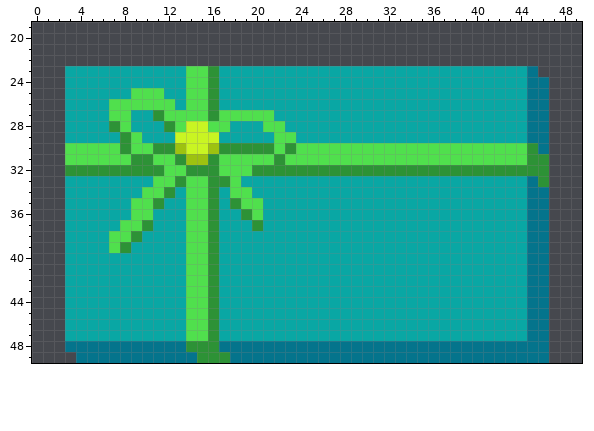
Edited in one commit: pixel-art sprite (happy-birthday-tyler-2023/cg-gift-1.png). This is how it looked before the edit.
The file is 50x50 pixels. Shown: x 0..49, y 19..49.
After the commit:
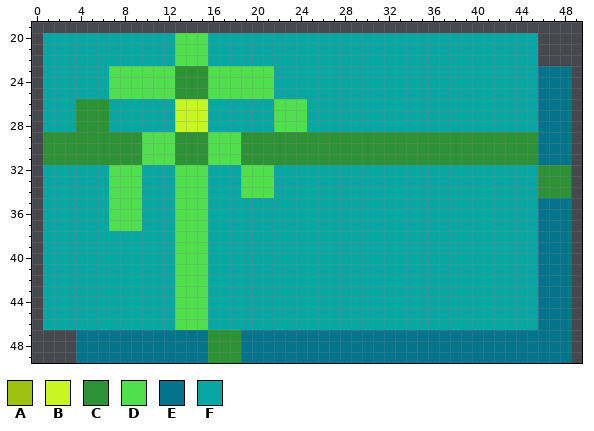
Palette (. is transparent): A #9dc210  B #c9f522  C #2d9236  D #50e04d  E #04748c  F #09a7a4
Author's note on the commit: gifts pixelate update
Difference:
@@ x 0..49 @@
 19 ..................................................
-20 ..................................................
-21 ..................................................
-22 ..................................................
-23 ...FFFFFFFFFFFDDCFFFFFFFFFFFFFFFFFFFFFFFFFFFFE....
-24 ...FFFFFFFFFFFDDCFFFFFFFFFFFFFFFFFFFFFFFFFFFFEE...
-25 ...FFFFFFDDDFFDDCFFFFFFFFFFFFFFFFFFFFFFFFFFFFEE...
-26 ...FFFFDDDDDDFDDCFFFFFFFFFFFFFFFFFFFFFFFFFFFFEE...
-27 ...FFFFDDFFCDDDDCDDDDDFFFFFFFFFFFFFFFFFFFFFFFEE...
-28 ...FFFFCDFFFCDBBDDFFFDDFFFFFFFFFFFFFFFFFFFFFFEE...
-29 ...FFFFFCDFFFBBBBFFFFFDDFFFFFFFFFFFFFFFFFFFFFEE...
-30 ...DDDDDCDDCCABBACCCCCDCDDDDDDDDDDDDDDDDDDDDDCE...
-31 ...DDDDDDCCDDCAACDDDDDCDDDDDDDDDDDDDDDDDDDDDDCC...
-32 ...CCCCCCCCCDDCCCDDDCCCCCCCCCCCCCCCCCCCCCCCCCCC...
-33 ...FFFFFFFFDDCDDCCDFFFFFFFFFFFFFFFFFFFFFFFFFFEC...
-34 ...FFFFFFFDDCFDDCFDDFFFFFFFFFFFFFFFFFFFFFFFFFEE...
-35 ...FFFFFFDDCFFDDCFCDDFFFFFFFFFFFFFFFFFFFFFFFFEE...
-36 ...FFFFFFDDFFFDDCFFCDFFFFFFFFFFFFFFFFFFFFFFFFEE...
-37 ...FFFFFDDCFFFDDCFFFCFFFFFFFFFFFFFFFFFFFFFFFFEE...
-38 ...FFFFDDCFFFFDDCFFFFFFFFFFFFFFFFFFFFFFFFFFFFEE...
-39 ...FFFFDCFFFFFDDCFFFFFFFFFFFFFFFFFFFFFFFFFFFFEE...
-40 ...FFFFFFFFFFFDDCFFFFFFFFFFFFFFFFFFFFFFFFFFFFEE...
-41 ...FFFFFFFFFFFDDCFFFFFFFFFFFFFFFFFFFFFFFFFFFFEE...
-42 ...FFFFFFFFFFFDDCFFFFFFFFFFFFFFFFFFFFFFFFFFFFEE...
-43 ...FFFFFFFFFFFDDCFFFFFFFFFFFFFFFFFFFFFFFFFFFFEE...
-44 ...FFFFFFFFFFFDDCFFFFFFFFFFFFFFFFFFFFFFFFFFFFEE...
-45 ...FFFFFFFFFFFDDCFFFFFFFFFFFFFFFFFFFFFFFFFFFFEE...
-46 ...FFFFFFFFFFFDDCFFFFFFFFFFFFFFFFFFFFFFFFFFFFEE...
-47 ...FFFFFFFFFFFDDCFFFFFFFFFFFFFFFFFFFFFFFFFFFFEE...
-48 ...EEEEEEEEEEECCCEEEEEEEEEEEEEEEEEEEEEEEEEEEEEE...
-49 ....EEEEEEEEEEECCCEEEEEEEEEEEEEEEEEEEEEEEEEEEEE...
+20 .FFFFFFFFFFFFDDDFFFFFFFFFFFFFFFFFFFFFFFFFFFFFF....
+21 .FFFFFFFFFFFFDDDFFFFFFFFFFFFFFFFFFFFFFFFFFFFFF....
+22 .FFFFFFFFFFFFDDDFFFFFFFFFFFFFFFFFFFFFFFFFFFFFF....
+23 .FFFFFFDDDDDDCCCDDDDDDFFFFFFFFFFFFFFFFFFFFFFFFEEE.
+24 .FFFFFFDDDDDDCCCDDDDDDFFFFFFFFFFFFFFFFFFFFFFFFEEE.
+25 .FFFFFFDDDDDDCCCDDDDDDFFFFFFFFFFFFFFFFFFFFFFFFEEE.
+26 .FFFCCCFFFFFFBBBFFFFFFDDDFFFFFFFFFFFFFFFFFFFFFEEE.
+27 .FFFCCCFFFFFFBBBFFFFFFDDDFFFFFFFFFFFFFFFFFFFFFEEE.
+28 .FFFCCCFFFFFFBBBFFFFFFDDDFFFFFFFFFFFFFFFFFFFFFEEE.
+29 .CCCCCCCCCDDDCCCDDDCCCCCCCCCCCCCCCCCCCCCCCCCCCEEE.
+30 .CCCCCCCCCDDDCCCDDDCCCCCCCCCCCCCCCCCCCCCCCCCCCEEE.
+31 .CCCCCCCCCDDDCCCDDDCCCCCCCCCCCCCCCCCCCCCCCCCCCEEE.
+32 .FFFFFFDDDFFFDDDFFFDDDFFFFFFFFFFFFFFFFFFFFFFFFCCC.
+33 .FFFFFFDDDFFFDDDFFFDDDFFFFFFFFFFFFFFFFFFFFFFFFCCC.
+34 .FFFFFFDDDFFFDDDFFFDDDFFFFFFFFFFFFFFFFFFFFFFFFCCC.
+35 .FFFFFFDDDFFFDDDFFFFFFFFFFFFFFFFFFFFFFFFFFFFFFEEE.
+36 .FFFFFFDDDFFFDDDFFFFFFFFFFFFFFFFFFFFFFFFFFFFFFEEE.
+37 .FFFFFFDDDFFFDDDFFFFFFFFFFFFFFFFFFFFFFFFFFFFFFEEE.
+38 .FFFFFFFFFFFFDDDFFFFFFFFFFFFFFFFFFFFFFFFFFFFFFEEE.
+39 .FFFFFFFFFFFFDDDFFFFFFFFFFFFFFFFFFFFFFFFFFFFFFEEE.
+40 .FFFFFFFFFFFFDDDFFFFFFFFFFFFFFFFFFFFFFFFFFFFFFEEE.
+41 .FFFFFFFFFFFFDDDFFFFFFFFFFFFFFFFFFFFFFFFFFFFFFEEE.
+42 .FFFFFFFFFFFFDDDFFFFFFFFFFFFFFFFFFFFFFFFFFFFFFEEE.
+43 .FFFFFFFFFFFFDDDFFFFFFFFFFFFFFFFFFFFFFFFFFFFFFEEE.
+44 .FFFFFFFFFFFFDDDFFFFFFFFFFFFFFFFFFFFFFFFFFFFFFEEE.
+45 .FFFFFFFFFFFFDDDFFFFFFFFFFFFFFFFFFFFFFFFFFFFFFEEE.
+46 .FFFFFFFFFFFFDDDFFFFFFFFFFFFFFFFFFFFFFFFFFFFFFEEE.
+47 ....EEEEEEEEEEEECCCEEEEEEEEEEEEEEEEEEEEEEEEEEEEEE.
+48 ....EEEEEEEEEEEECCCEEEEEEEEEEEEEEEEEEEEEEEEEEEEEE.
+49 ....EEEEEEEEEEEECCCEEEEEEEEEEEEEEEEEEEEEEEEEEEEEE.
